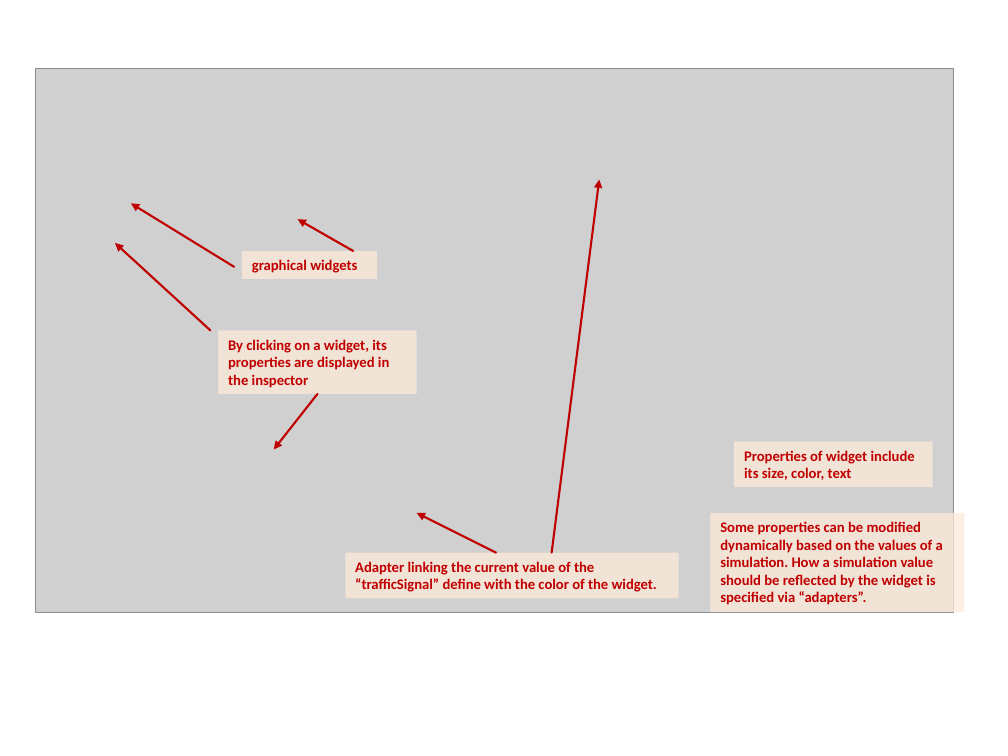
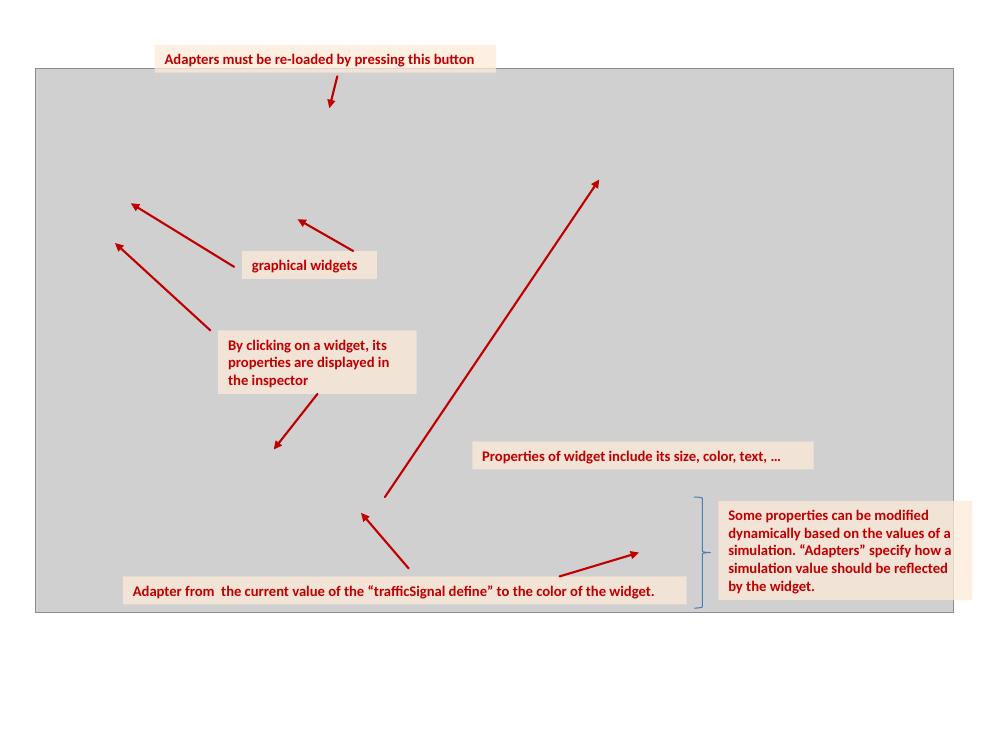
Before and after one commit to mbeddr/mbeddr.formal, a slide deck: slide 12 of code/tutorial/solutions/com.mbeddr.formal.nusmv.users_guide/figures/figures.pptx. Drawn at 1008x756 pixels with LibreOffice and Linux fonts; fonts in the diff are those of the drawing; grey boxes stand for pictures. Boxes give left, top, right and bottom in pixels: in the first picture for what was removed or moved away, otherwise in the second. Text is boxed around its words. In the diff, an @@ line names an element or a change of style, - is before the commit and + after.

```diff
--- a/code/tutorial/solutions/com.mbeddr.formal.nusmv.users_guide/figures/figures.pptx
+++ b/code/tutorial/solutions/com.mbeddr.formal.nusmv.users_guide/figures/figures.pptx
@@ rectangle added at (x1=155, y1=44, x2=497, y2=73), fill #FDEADA at 76% opacity, 10.5 pt, text #C00000, bold @@
+Adapters must be re-loaded by pressing this button
@@ arrow added from (338, 77) to (330, 108), #C00000 1.5 pt @@
@@ arrow moved from (551, 552) - (599, 179) to (385, 497) - (599, 179) @@
@@ rectangle "Properties of widget include its ..." resized from (x1=734, y1=442, x2=932, y2=487) to (x1=473, y1=442, x2=814, y2=470) @@
@@ text in rectangle at (x1=482, y1=450, x2=768, y2=464): text changed @@
-Properties of widget include its size, color, text
+Properties of widget include its size, color, text, …
@@ right brace added at (x1=695, y1=497, x2=711, y2=608), outline #4B7EBC 0.75 pt @@
@@ rectangle "Some properties can be modified ..." moved from (x1=711, y1=513, x2=965, y2=612) to (x1=719, y1=501, x2=973, y2=600) @@
@@ text in rectangle at (x1=728, y1=509, x2=951, y2=594): text changed @@
-Some properties can be modified dynamically based on the values of a simulation. How a simulation value should be reflected by the widget is specified via “adapters”.
+Some properties can be modified dynamically based on the values of a simulation. “Adapters” specify how a simulation value should be reflected by the widget.
@@ arrow moved from (496, 552) - (416, 513) to (409, 569) - (361, 513) @@
@@ arrow added from (559, 577) to (639, 552), #C00000 1.5 pt @@
@@ rectangle "Adapter from the current value ..." resized from (x1=346, y1=552, x2=679, y2=598) to (x1=123, y1=577, x2=686, y2=605) @@
@@ text in rectangle at (x1=133, y1=585, x2=654, y2=599): text changed @@
-Adapter linking the current value of the “trafficSignal” define with the color of the widget.
+Adapter from the current value of the “trafficSignal define” to the color of the widget.
```
Also in this commit, not shown: 1 slide added, 5 other files.
